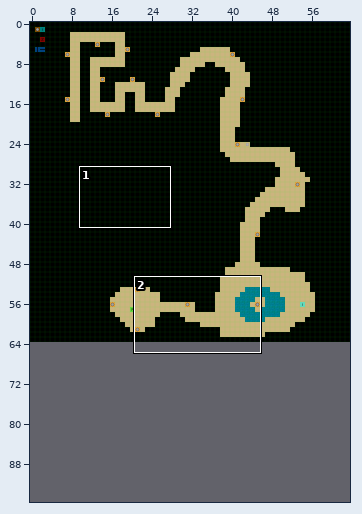
An edit to a level. Tiled map (JSON), assets/maps/chap1.json. Above: a wide view before the commit, with the close-up outlined.
Close-up. First the earlier version:
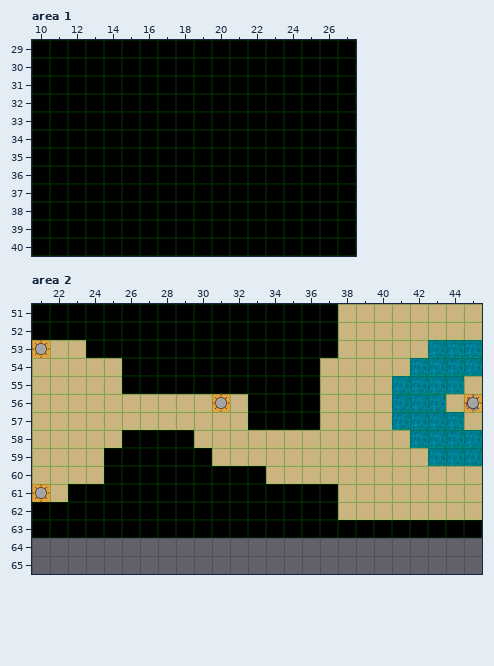
Cells are 32x32 px. Shown: area 1 x 10..27, y 29..40; area 2 x 21..45, y 51..65. The commit also changed other parts of the map, which this record leaves out. The old version is drawn lined up with the new one.
The result:
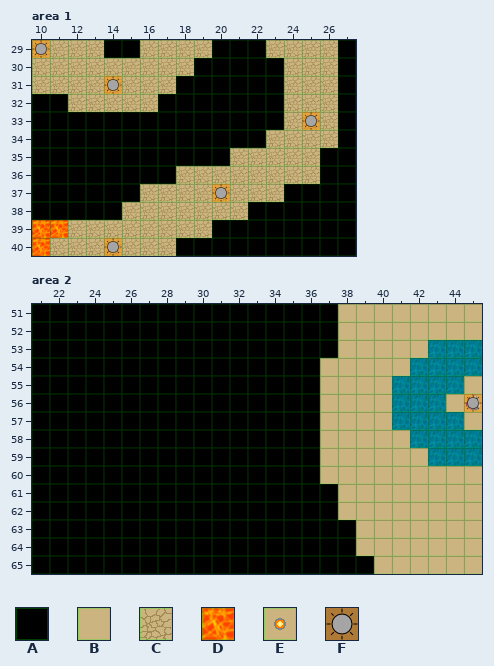
Key: from "basic": A 0, B 1, C 2, D 6, E 8; from "items": F 0.
_ is an empty cell, # one hidden under a higher layer, . an unchanged one.
Objects are placed by their top-left corner, in cells (3,4 is the top-left corner of cell 3,4); size is 1x1 cell unless given.
Tiles of an added or newly shown layer are drawn over the layers below it.
Difference:
map size 64x64 -> 64x96 cells
--- layer "map", area 1
@@ x 10..26 @@
-29 AAAA..AAAA...AAAA
-30 AAAAAAAAA.....AAA
-31 AAAAAAAA......AAA
-32 ..AAAAA.......AAA
-33 ..............AAA
-34 .............AAAA
-35 ...........AAAAA.
-36 ........AAAAAAAA.
-37 ......AAAAAAAA...
-38 .....AAAAAAA.....
-39 AAAAAAAAAA.......
-40 AAAAAAAA.........
+29 ####..####...####
+30 #########.....###
+31 ########......###
+32 ..#####.......###
+33 ..............###
+34 .............####
+35 ...........#####.
+36 ........########.
+37 ......########...
+38 .....#######.....
+39 DD########.......
+40 D#######.........
--- layer "lava_bridge" (added), area 1
@@ x 10..26 @@
-29 ____..____...____
-30 _________.....___
-31 ________......___
-32 .._____.......___
-33 ..............___
-34 .............____
-35 ..........._____.
-36 ........________.
-37 ......________...
-38 ....._______.....
-39 ..________.......
-40 ._______.........
+29 CCCC..CCCC...CCCC
+30 CCCCCCCCC.....CCC
+31 CCCCCCCC......CCC
+32 ..CCCCC.......CCC
+33 ..............CCC
+34 .............CCCC
+35 ...........CCCCC.
+36 ........CCCCCCCC.
+37 ......CCCCCCCC...
+38 .....CCCCCCC.....
+39 ..CCCCCCCC.......
+40 .CCCCCCC.........
--- layer "lights", area 1
+F "LavaLight" at 10,29
+F "LavaLight" at 14,31
+F "LavaLight" at 25,33
+F "LavaLight" at 20,37
+F "LavaLight" at 14,40
--- layer "map", area 2
@@ x 21..36 @@
-53 EBB.............
-54 BBBBB...........
-55 BBBBB...........
-56 BBBBBBBBBBEB....
-57 BBBBBBBBBBBB....
-58 BBBBB....BBBBBBB
-59 BBBB......BBBBBB
-60 BBBB.........BBB
-61 EB..............
+53 AAA.............
+54 AAAAA...........
+55 AAAAA...........
+56 AAAAAAAAAAAA....
+57 AAAAAAAAAAAA....
+58 AAAAA....AAAAAAA
+59 AAAA......AAAAAA
+60 AAAA.........AAA
+61 AA..............
@@ x 21..45 @@
-63 ..................AAAAAAA
-64 _________________________
-65 _________________________
+63 ..................BBBBBBB
+64 AAAAAAAAAAAAAAAAAABBBBBBB
+65 AAAAAAAAAAAAAAAAAAABBBBBB
--- layer "lights", area 2
-F "LowLight" at 21,53
+(outside this view)
-F "LowLight" at 21,61
+(outside this view)
-F "LowLight" at 31,56
+(outside this view)
Where, in picture pixels (left, top, right, bottom), the same in both close-ups:
changed: (32, 40, 338, 256)
changed: (32, 340, 320, 502)
changed: (32, 520, 482, 574)
